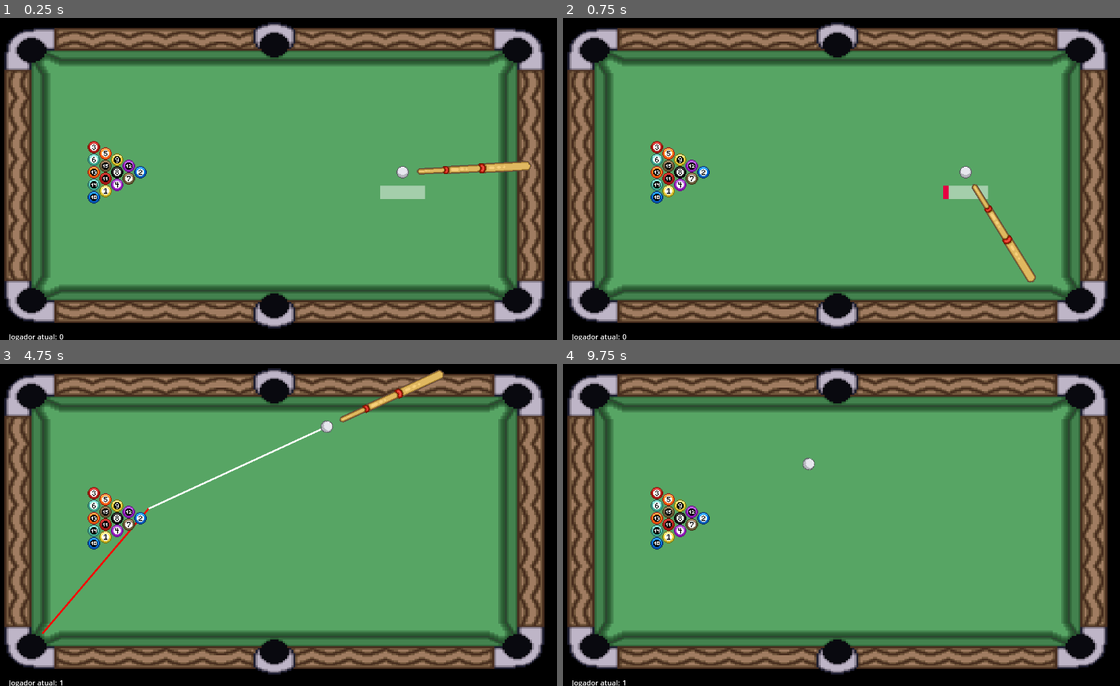
Above: before the commit, frames 1-4 (two rows, left to right).
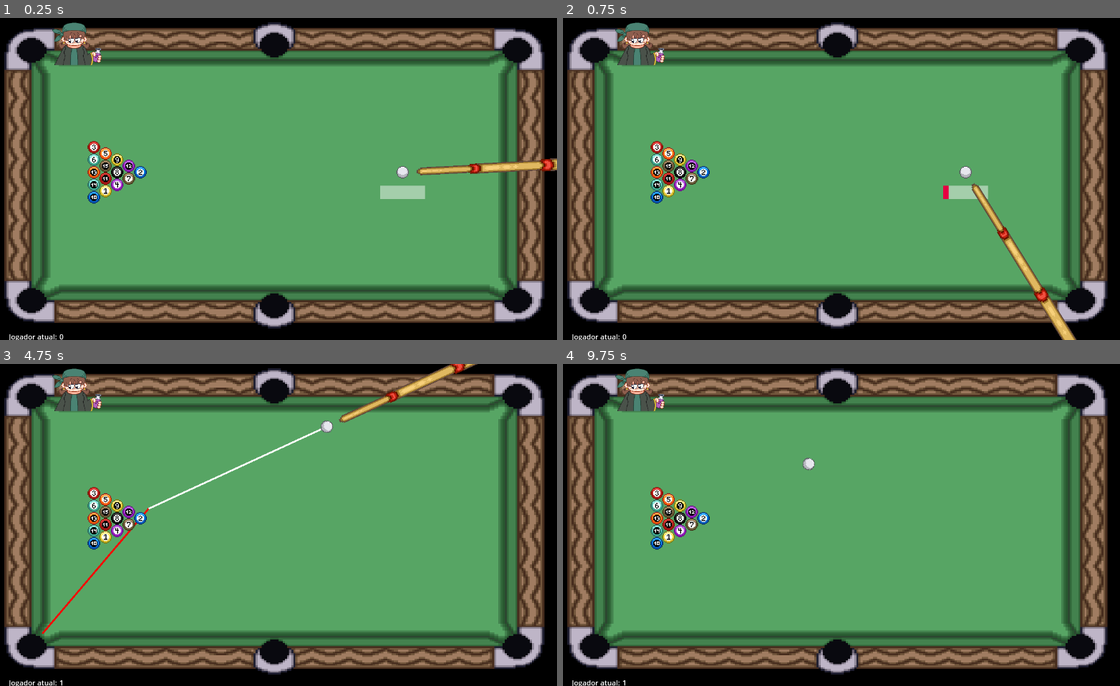
Above: after the commit, the same moments.

Repository: MathiasRLuz/Sinuca--8-Ball-Pool-
Game: Godot game, scene res://scenes/sinuca.tscn
The game is run twice, just before and just after one commit, with the same random seed, the same clock (stepped at 60 frames per second) and the same inputs. The engine's default icon, where the game draws it, is replaced by a stand-in: a white triangle on a blue panel in a dark square.
Inputs (mouse positions are in pixels of both pictures, inside the frame that each line leads up to):
- Up to frame 1 (0.25 s): no input
- Up to frame 2 (0.75 s): tap Enter at 0.5 s; move the mouse to (958, 162) at 0.52 s; hold D (right) from 0.53 s (still down); hold E (interact) from 0.53 s (still down); click (958, 162) at 0.67 s
- Up to frame 3 (4.75 s): tap Space at 0.77, 1.52, 2, 3.02, 3.77, 4.52 s; move the mouse to (155, 541) at 1.27 s; release D (right) at 1.28 s; release E (interact) at 1.28 s; hold S (down) 1.28-2.03 s; tap E (interact) at 1.35, 2.85, 4.35 s; move the mouse to (328, 454) at 2.02 s; hold D (right) 2.03-2.78 s; hold E (interact) 2.03-2.78 s; move the mouse to (239, 589) at 2.77 s; hold W (up) 2.78-3.53 s; click (239, 589) at 2.92 s; tap Enter at 3.5 s; move the mouse to (440, 573) at 3.52 s; hold E (interact) 3.53-4.28 s; hold A (left) from 3.53 s (still down); move the mouse to (100, 476) at 4.27 s
- Up to frame 4 (9.75 s): tap Space at 5, 6.02, 6.5, 6.77, 7.52, 9.02 s; move the mouse to (863, 525) at 5.02 s; release A (left) at 5.03 s; hold S (down) 5.03-5.78 s; hold E (interact) 5.03-5.78 s; click (863, 525) at 5.17 s; tap Enter at 5.75 s; move the mouse to (746, 444) at 5.77 s; hold D (right) 5.78-6.53 s; tap E (interact) at 5.85, 7.35, 8.85 s; move the mouse to (958, 508) at 6.52 s; hold W (up) 6.53-7.28 s; hold E (interact) 6.53-7.28 s; move the mouse to (718, 541) at 7.27 s; hold D (right) 7.28-8.03 s; click (718, 541) at 7.42 s; move the mouse to (891, 454) at 8.02 s; hold S (down) 8.03-8.78 s; hold E (interact) 8.03-8.78 s; move the mouse to (802, 589) at 8.77 s; hold A (left) 8.78-9.53 s; move the mouse to (1003, 573) at 9.52 s; hold W (up) from 9.53 s (still down); hold E (interact) from 9.53 s (still down); click (1003, 573) at 9.67 s

The runs differ from the first frame. In frame 1, 1.1% of the frame differs, in the area x 9-100%, y 1-49%; in frame 2, 1.4%, in the area x 9-93%, y 1-100%; in frame 3, 1.1%; in frame 4, 0.7%.

Commit message:
update aula 13/09

Diff:
--- /dev/null
+++ b/ciclope_filho.tres
@@ -0,0 +1,3 @@
+[gd_resource type="SpriteFrames" format=3 uid="uid://cs02eu00fcbrb"]
+
+[resource]
--- a/scenes/porao.tscn
+++ b/scenes/porao.tscn
@@ -10,8 +10,10 @@
 [ext_resource type="Script" path="res://scripts/overworld_objects.gd" id="5_62teu"]
 [ext_resource type="SpriteFrames" uid="uid://bvuyyu61gpval" path="res://tres_files/npc_sprite_frames.tres" id="5_01017"]
 [ext_resource type="SpriteFrames" uid="uid://dq84ac28byycd" path="res://tres_files/bruxa_sprite_frames.tres" id="6_2vvn1"]
+[ext_resource type="SpriteFrames" uid="uid://cs02eu00fcbrb" path="res://ciclope_filho.tres" id="10_55jou"]
 [ext_resource type="Texture2D" uid="uid://c6c65hole1out" path="res://assets/Wizpool/Overworld/sprite porao/porao_escada.png" id="10_buv1p"]
 [ext_resource type="Script" path="res://scripts/escada.gd" id="12_dsv8l"]
+[ext_resource type="Texture2D" uid="uid://d3qft5po5cby8" path="res://assets/Wizpool/Overworld/sprite porao/porao_placa.png" id="14_6uait"]
 
 [sub_resource type="TileSetAtlasSource" id="TileSetAtlasSource_kyq34"]
 texture = ExtResource("2_1c4vj")
@@ -35,9 +37,15 @@
 
 [sub_resource type="Curve2D" id="Curve2D_rqcra"]
 _data = {
-"points": PackedVector2Array(0, 0, 0, 0, 22, -28, 0, 0, 0, 0, 144, -25, 0, 0, 0, 0, 146, 9, 0, 0, 0, 0, 113, 34, 0, 0, 0, 0, 68.9579, 30.5203, 0, 0, 0, 0, 15, 33, 0, 0, 0, 0, -6.03584, 21.4684, -13.0294, 13.0294, 13.0294, -13.0294, -1.00888, -17.5281, 0, 0, 0, 0, 22, -28)
+"points": PackedVector2Array(0, 0, 0, 0, 144, -25, 0, 0, 0, 0, 68.9579, 30.5203, 0, 0, 0, 0, 15, 33, 0, 0, 0, 0, -6.03584, 21.4684, 0, 0, 0, 0, 22, -28)
 }
-point_count = 9
+point_count = 5
+
+[sub_resource type="Curve2D" id="Curve2D_y0lls"]
+_data = {
+"points": PackedVector2Array(0, 0, 0, 0, 68.9579, 30.5203, 0, 0, 0, 0, 15, 33, 0, 0, 0, 0, -6.03584, 21.4684, 0, 0, 0, 0, 22, -28)
+}
+point_count = 4
 
 [sub_resource type="Curve2D" id="Curve2D_yknv4"]
 _data = {
@@ -50,6 +58,8 @@
 
 [sub_resource type="RectangleShape2D" id="RectangleShape2D_xwwn5"]
 size = Vector2(8, 22)
+
+[sub_resource type="RectangleShape2D" id="RectangleShape2D_o78pr"]
 
 [node name="Porao" type="Node2D"]
 script = ExtResource("1_qxowi")
@@ -91,6 +101,16 @@
 npc_name = "NPC"
 nearest_table = NodePath("../Mesa_sinuca")
 
+[node name="Npc2" parent="." node_paths=PackedStringArray("nearest_table") instance=ExtResource("4_8m5in")]
+position = Vector2(708, 137)
+rotation = -0.000691295
+curve = SubResource("Curve2D_y0lls")
+sprite_frames = ExtResource("10_55jou")
+loop = true
+look_at_player = true
+npc_name = "NPC"
+nearest_table = NodePath("../Mesa_sinuca")
+
 [node name="Bruxa" parent="." node_paths=PackedStringArray("nearest_table") instance=ExtResource("4_8m5in")]
 position = Vector2(139, 157)
 curve = SubResource("Curve2D_yknv4")
@@ -123,4 +143,13 @@
 position = Vector2(13, 13)
 shape = SubResource("RectangleShape2D_xwwn5")
 
+[node name="PoraoPlaca" type="Sprite2D" parent="Escada"]
+position = Vector2(269, -34)
+texture = ExtResource("14_6uait")
+
+[node name="StaticBody2D" type="StaticBody2D" parent="Escada/PoraoPlaca"]
+
+[node name="CollisionShape2D" type="CollisionShape2D" parent="Escada/PoraoPlaca/StaticBody2D"]
+shape = SubResource("RectangleShape2D_o78pr")
+
 [connection signal="body_entered" from="Escada/Area2D" to="Escada" method="_on_area_2d_body_entered"]
--- a/scenes/sinuca.tscn
+++ b/scenes/sinuca.tscn
@@ -8,6 +8,7 @@
 [ext_resource type="Texture2D" uid="uid://b3hkuh5gaoyqc" path="res://icon.svg" id="6_2lwaj"]
 [ext_resource type="Script" path="res://scripts/screen.gd" id="7_kkqnw"]
 [ext_resource type="PackedScene" uid="uid://d210d8k3gp6ak" path="res://scenes/roll_dice.tscn" id="8_ejpbm"]
+[ext_resource type="Texture2D" uid="uid://sp7q3ihbj20g" path="res://assets/Wizpool/Bruxa (1).png" id="9_6gmrt"]
 
 [sub_resource type="StyleBoxFlat" id="StyleBoxFlat_yysmw"]
 bg_color = Color(1, 1, 1, 0.458824)
@@ -21,6 +22,7 @@
 [node name="Sinuca" type="Node"]
 script = ExtResource("1_4cjhd")
 ball_scene = ExtResource("2_g7l3x")
+force_victory = true
 
 [node name="Mesa" parent="." instance=ExtResource("3_45acg")]
 
@@ -127,4 +129,9 @@
 [node name="Camera2D" type="Camera2D" parent="."]
 position = Vector2(595, 350)
 
+[node name="Bruxa(1)" type="Sprite2D" parent="."]
+position = Vector2(162, 47)
+scale = Vector2(0.635, 0.635)
+texture = ExtResource("9_6gmrt")
+
 [connection signal="shoot" from="Taco" to="." method="_on_taco_shoot"]
--- a/scenes/taco.tscn
+++ b/scenes/taco.tscn
@@ -9,7 +9,7 @@
 script = ExtResource("2_gx12w")
 
 [node name="Sprite2D" type="Sprite2D" parent="."]
-position = Vector2(-160, 4.54747e-13)
+position = Vector2(-287, -4.54747e-13)
 rotation = 1.5708
-scale = Vector2(2, 2)
+scale = Vector2(2.5, 4)
 texture = ExtResource("3_emfk0")
--- a/tres_files/npc_sprite_frames.tres
+++ b/tres_files/npc_sprite_frames.tres
@@ -1,26 +1,15 @@
-[gd_resource type="SpriteFrames" load_steps=15 format=3 uid="uid://bvuyyu61gpval"]
+[gd_resource type="SpriteFrames" load_steps=13 format=3 uid="uid://bvuyyu61gpval"]
 
 [ext_resource type="Texture2D" uid="uid://y1gtoxgwbolx" path="res://assets/Wizpool/Overworld/Template adulto.png" id="1_18kpa"]
+[ext_resource type="Texture2D" uid="uid://ugqq4vbmscta" path="res://assets/Wizpool/Overworld/Ciclope Jr.png" id="1_qn3xh"]
 
-[sub_resource type="AtlasTexture" id="AtlasTexture_qttnu"]
-atlas = ExtResource("1_18kpa")
+[sub_resource type="AtlasTexture" id="AtlasTexture_3yrre"]
+atlas = ExtResource("1_qn3xh")
 region = Rect2(0, 0, 32, 45)
 
-[sub_resource type="AtlasTexture" id="AtlasTexture_hgsgh"]
-atlas = ExtResource("1_18kpa")
+[sub_resource type="AtlasTexture" id="AtlasTexture_geokg"]
+atlas = ExtResource("1_qn3xh")
 region = Rect2(32, 0, 32, 45)
-
-[sub_resource type="AtlasTexture" id="AtlasTexture_1dwum"]
-atlas = ExtResource("1_18kpa")
-region = Rect2(64, 0, 32, 45)
-
-[sub_resource type="AtlasTexture" id="AtlasTexture_pj2o3"]
-atlas = ExtResource("1_18kpa")
-region = Rect2(96, 0, 32, 45)
-
-[sub_resource type="AtlasTexture" id="AtlasTexture_8f0g3"]
-atlas = ExtResource("1_18kpa")
-region = Rect2(128, 0, 32, 45)
 
 [sub_resource type="AtlasTexture" id="AtlasTexture_knwdl"]
 atlas = ExtResource("1_18kpa")
@@ -58,19 +47,10 @@
 animations = [{
 "frames": [{
 "duration": 1.0,
-"texture": SubResource("AtlasTexture_qttnu")
+"texture": SubResource("AtlasTexture_3yrre")
 }, {
 "duration": 1.0,
-"texture": SubResource("AtlasTexture_hgsgh")
-}, {
-"duration": 1.0,
-"texture": SubResource("AtlasTexture_1dwum")
-}, {
-"duration": 1.0,
-"texture": SubResource("AtlasTexture_pj2o3")
-}, {
-"duration": 1.0,
-"texture": SubResource("AtlasTexture_8f0g3")
+"texture": SubResource("AtlasTexture_geokg")
 }],
 "loop": true,
 "name": &"walk_down",
Not shown, changed: scenes/bar.tscn
Not shown: 1 places in scenes/porao.tscn that only renumber resources
Not shown: 1 places in scenes/sinuca.tscn that only renumber resources
